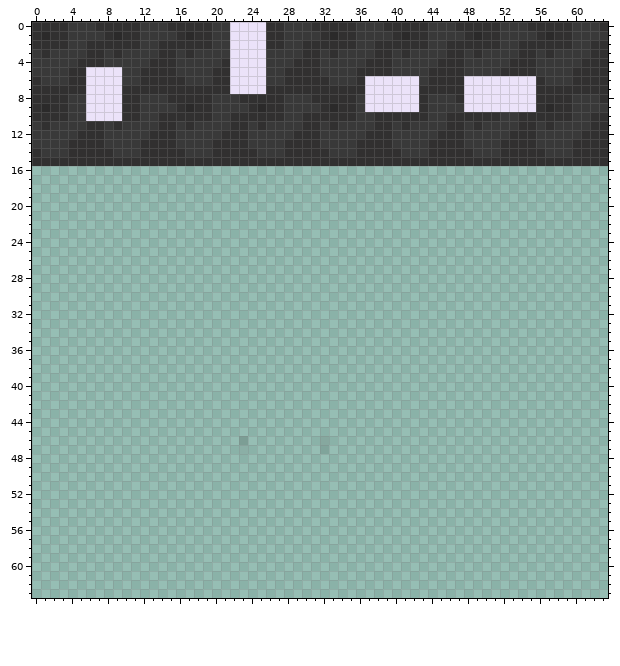
A pixel-art sprite gets an edit: godot/assets/ground-tileset.png. The first picture shows the starting point.
The file is 64x64 pixels. Pixels under 10% opacity are left out. Colours within 5 levels of each other are drawn and written as one.
After:
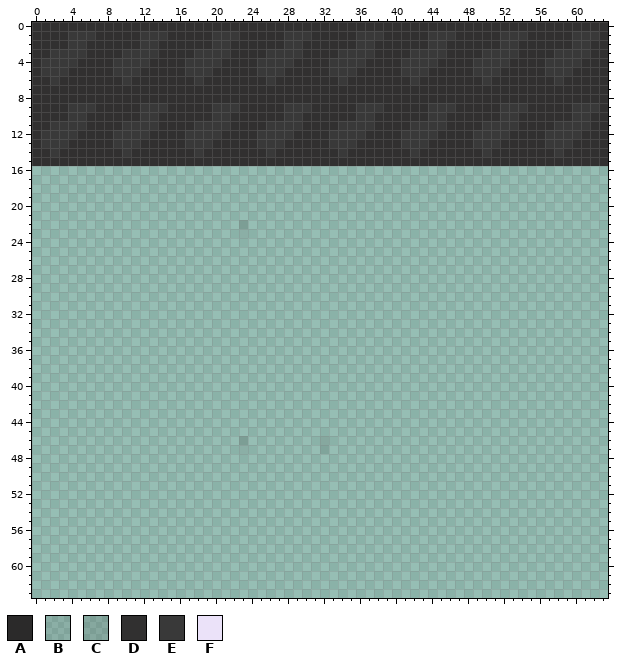
Palette (. is transparent): A #2b2a2a  B #2c2b2b1a  C #31303028  D #313030  E #393939  F #ebe2f9
Diff:
Changed rows in their new state; - is an unchanged pixel.
first column x 0:
 0 ----DDD-----DDD-----DDDDDD--DDD-----DDD-----DDD-----DDD-----DDD-
 1 -D-----D-D-----D-D----EDDD-----D-D-----D-D-----D-D-----D-D-----D
 2 ----------------------DDDD--------------------------------------
 3 D-------D-------D-----DDDD------D-------D-------D-------D-------
 4 D-------D-------D-----DDDE------D-------D-------D-------D-------
 5 D-----DDDE------D-----DDDE------D-------D-------D-------D-------
 6 -D-D--DDDD-D-----D-D--DDDD-D-----D-D-DDDDDED----DDEDDDDD-D-D----
 7 ------DDDD------------DDDD-----------DDDDDD-----DDDDDDDD--------
 8 ----DDDDDD--DDD-----DDD-----DDD-----DDDDDDD-DDD-DDDDDDDD----DDD-
 9 -D----EDDD-----D-D-----D-D-----D-D---EEDDDD----DDDDDEEED-D-----D
10 ------DDDD------------------------------------------------------
11 D-------D-------D-------D-------D-------D-------D-------D-------
12 D-------D-------D-------D-------D-------D-------D-------D-------
13 D-------D-------D-------D-------D-------D-------D-------D-------
14 -D-D-----D-D-----D-D-----D-D-----D-D-----D-D-----D-D-----D-D----
first column x 23:
22 C
23 B
